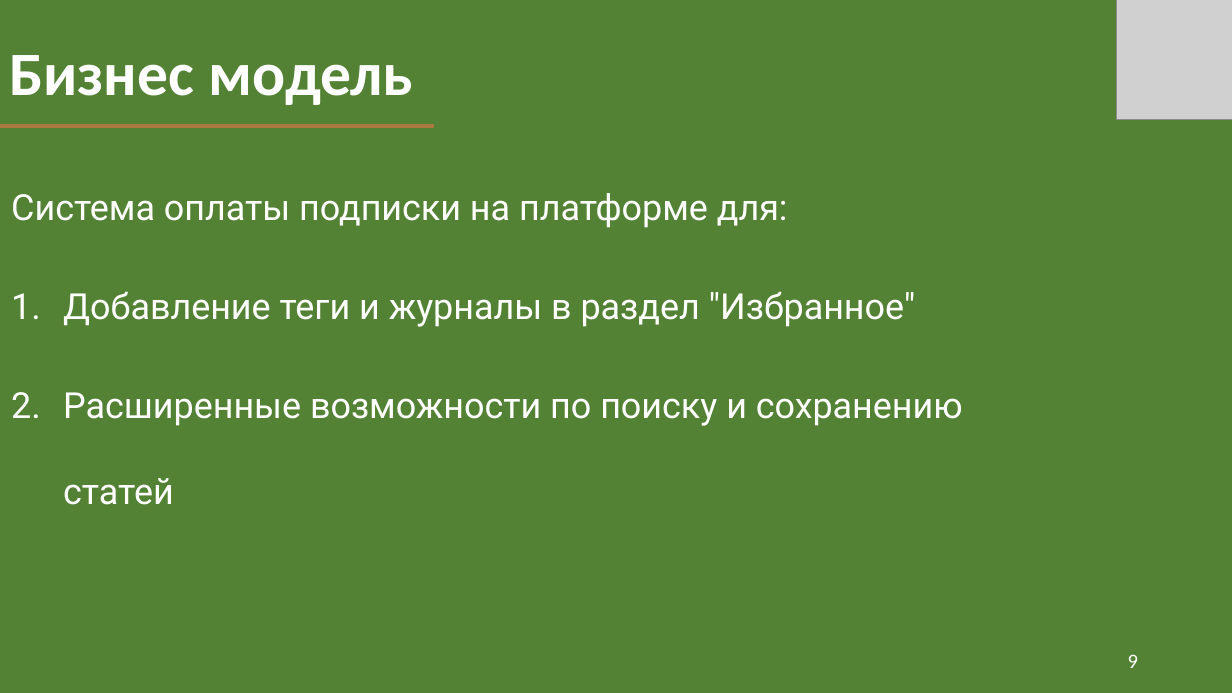
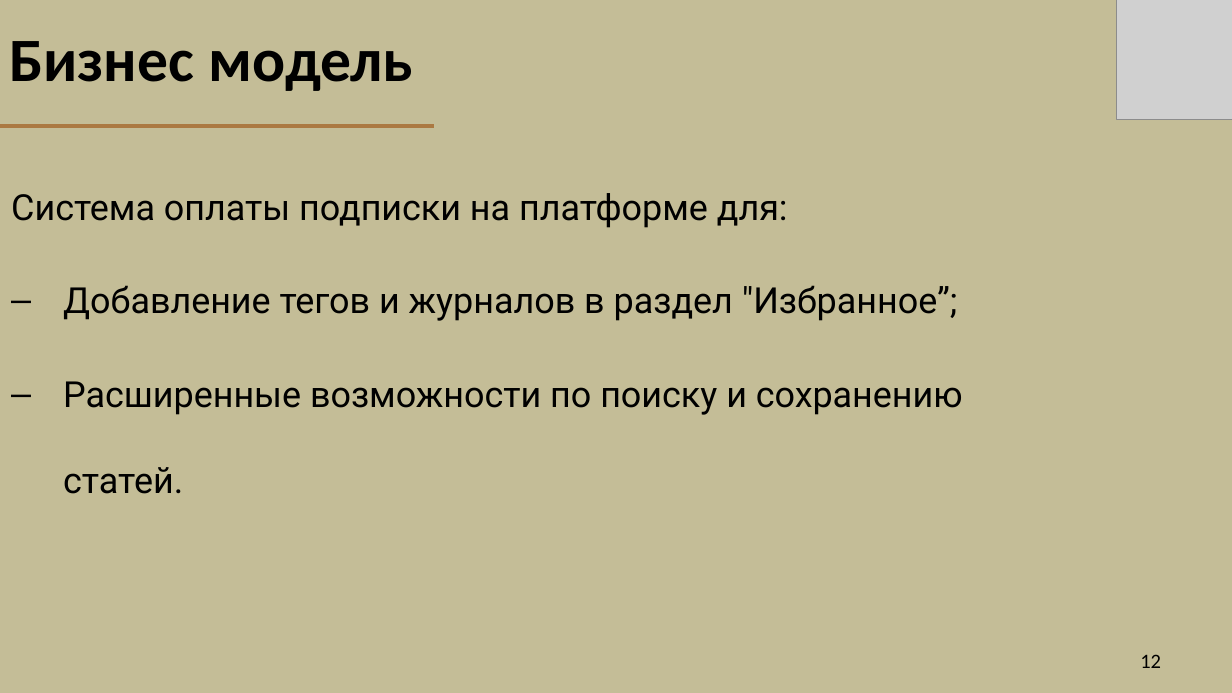
Before and after one commit to FDMan12/news-with-tags, a slide deck: slide 12 of Documentation/my_news_presentation.pptx (slide 9 before the commit). Drawn at 1232x693 pixels with LibreOffice and Linux fonts; fonts in the diff are those of the drawing; grey boxes stand for pictures. Boxes give left, top, right and bottom in pixels: in the first picture for what was removed or moved away, otherwise in the second. Text is boxed around its words. In the diff, an @@ line names an element or a change of style, - is before the commit and + after.

```diff
--- a/Documentation/my_news_presentation.pptx
+++ b/Documentation/my_news_presentation.pptx
@@ background #FFFFFF to #000000 @@
@@ title "Бизнес модель" at (9, 41, 413, 91): text colour #FFFFFF to #000000; line spacing 0.9 to 1; vertical alignment bottom to middle @@
@@ rectangle at (0, 0, 1232, 693): fill #548235 to #C4BD97; outline #333F50 1 pt to #17375E 2 pt @@
@@ subtitle at (11, 193, 788, 228): text colour #FFFFFF to #000000 in "Система оплаты подписки на платформе для:"; less space between paragraphs @@
@@ subtitle at (63, 285, 963, 494): text changed; text colour #FFFFFF to #000000 @@
-1. Добавление теги и журналы в раздел "Избранное"
-2. Расширенные возможности по поиску и сохранению статей
+– Добавление тегов и журналов в раздел "Избранное”;
+– Расширенные возможности по поиску и сохранению статей.
@@ page number at (1140, 654, 1161, 668): text changed; text colour #FFFFFF to #000000 @@
-9
+12
```
Also in this commit, not shown: 11 other slides changed, 3 slides added, 4 other files.
